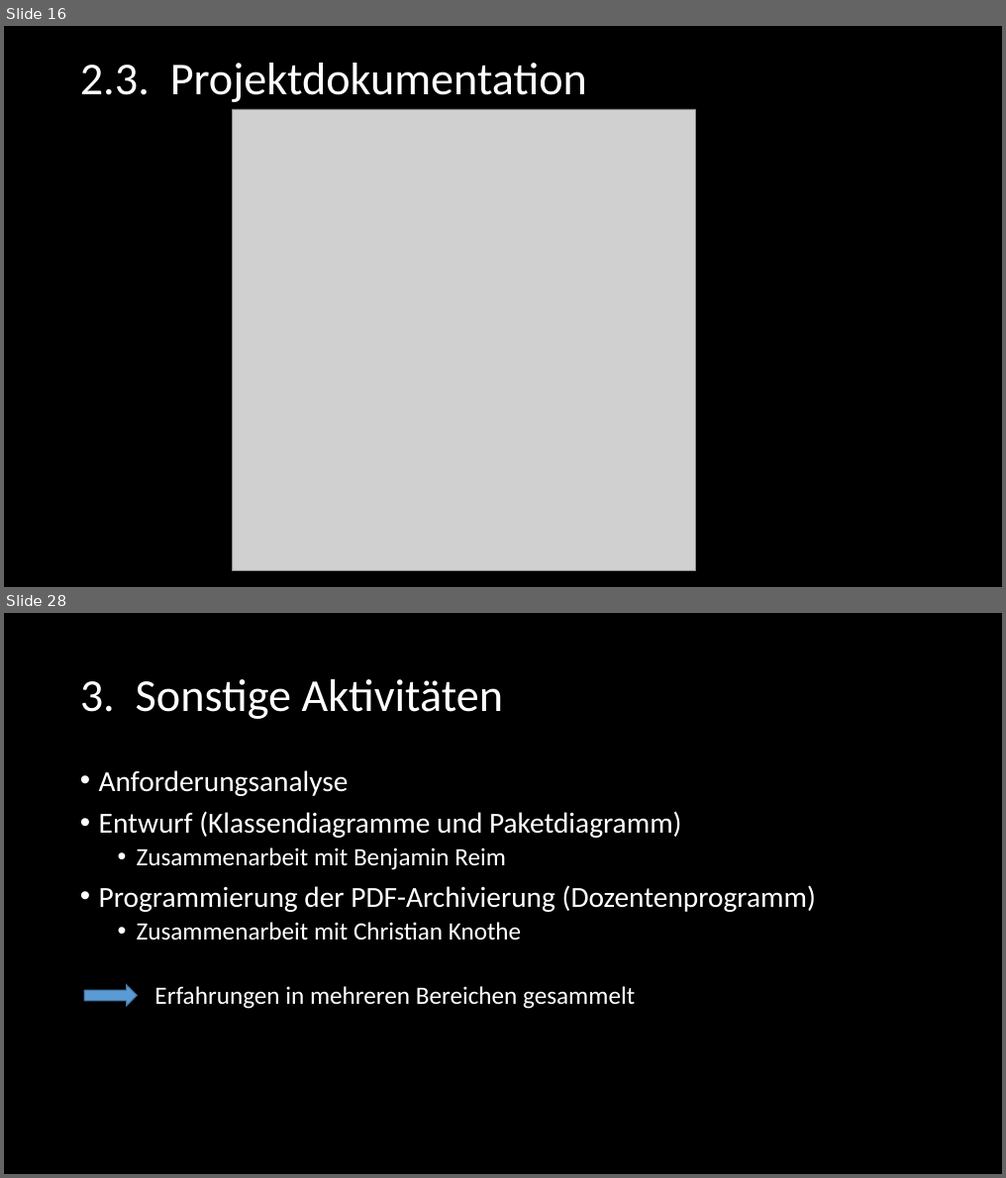
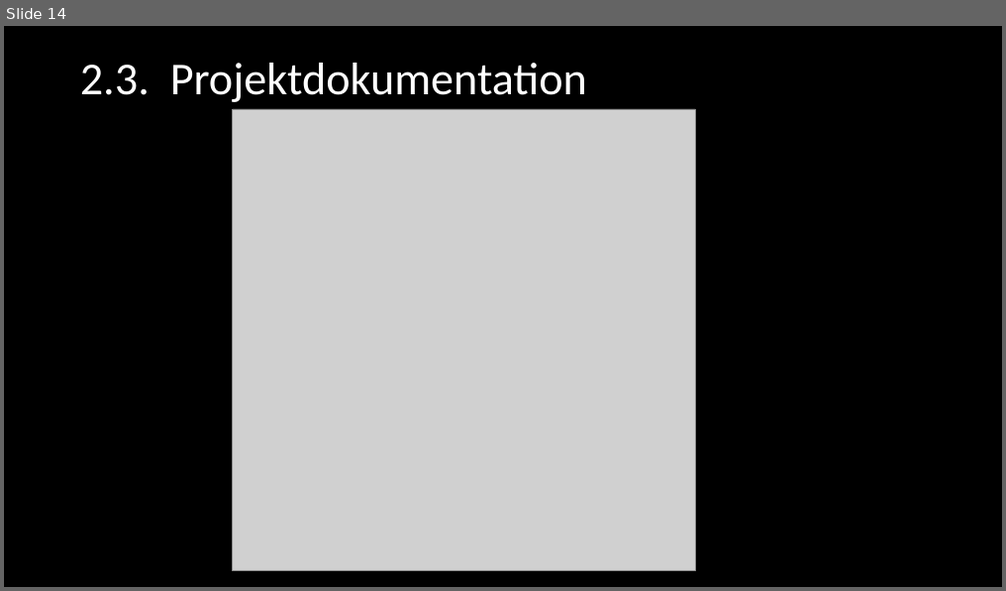
Before and after one commit to SE-Beleggruppe/Beleg_Planung, a slide deck: Präsentation/Felix - Dokumentation/SE_Dokumentation.pptx. Shown one above the other, each under a label of ours: slides 16 and 28 before the commit, slide 14 after it; the slides between them are not shown. The pictures are 1006x1178 and 1006x591 pixels, drawn with LibreOffice and Linux fonts; fonts in the diff are those of the drawing; grey boxes stand for pictures. Boxes give left, top, right and bottom in pixels: in the first picture for what was removed or moved away, otherwise in the second. Text is boxed around its words. In the diff, an @@ line names an element or a change of style, - is before the commit and + after.

```diff
--- a/Präsentation/Felix - Dokumentation/SE_Dokumentation.pptx
+++ b/Präsentation/Felix - Dokumentation/SE_Dokumentation.pptx
@@ slide 28 removed at bbox=[4, 613, 1002, 1174], background #000000 @@
@@ title removed at bbox=[80, 679, 503, 719] @@
-3. Sonstige Aktivitäten
@@ text removed at bbox=[99, 770, 816, 1009] @@
-• Anforderungsanalyse
-• Entwurf (Klassendiagramme und Paketdiagramm)
-  • Zusammenarbeit mit Benjamin Reim
-• Programmierung der PDF-Archivierung (Dozentenprogramm)
-  • Zusammenarbeit mit Christian Knothe
-  Erfahrungen in mehreren Bereichen gesammelt
@@ right arrow removed at bbox=[84, 985, 137, 1006] @@
@@ what was slide 16 is now slide 14 @@
```
Also in this commit, not shown: 17 slides changed, 2 slides added, 3 other slides removed, 3 other files.
